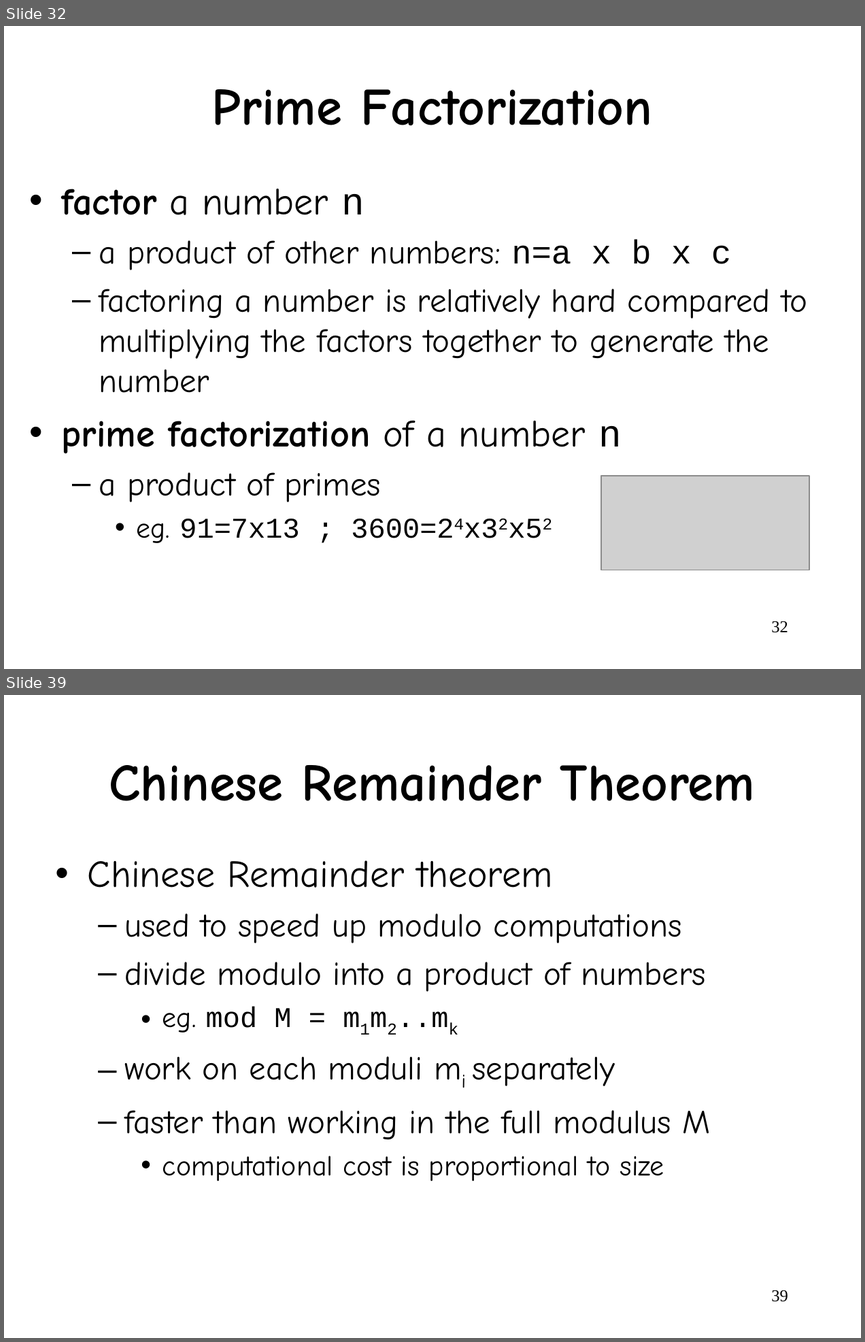
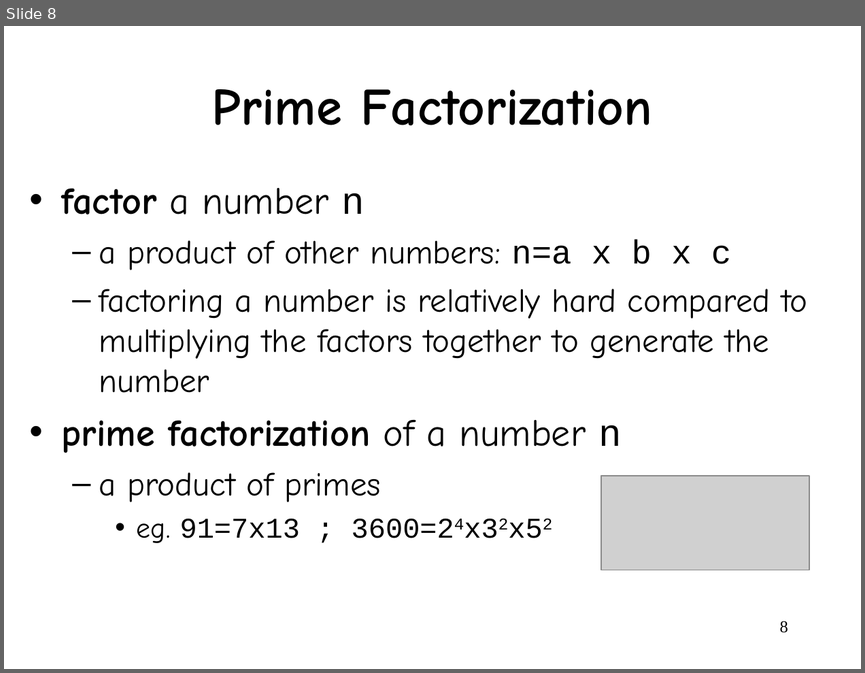
Before and after one commit to wangjin0818/Network_Security, a slide deck: week 04/Chapter 3.ppt. Shown one above the other, each under a label of ours: slides 32 and 39 before the commit, slide 8 after it; the slides between them are not shown. The pictures are 865x1342 and 865x673 pixels, drawn with LibreOffice and Linux fonts; fonts in the diff are those of the drawing; grey boxes stand for pictures. Boxes give left, top, right and bottom in pixels: in the first picture for what was removed or moved away, otherwise in the second. Text is boxed around its words. In the diff, an @@ line names an element or a change of style, - is before the commit and + after.

```diff
--- a/week 04/Chapter 3.ppt
+++ b/week 04/Chapter 3.ppt
@@ slide 39 removed at (4,695,861,1338), background #FFFFFF @@
@@ title removed at (109,765,755,801) @@
-Chinese Remainder Theorem
@@ text removed at (88,860,710,1181) @@
-• Chinese Remainder theorem
-  – used to speed up modulo computations
-  – divide modulo into a product of numbers
-    • eg. mod M = m1m2..mk
-  – work on each moduli mi separately
-  – faster than working in the full modulus M
-    • computational cost is proportional to size
@@ page number removed at (771,1289,788,1302) @@
-39
@@ what was slide 32 is now slide 8 @@
@@ page number at (780,620,788,633): text changed @@
-32
+8
```
Also in this commit, not shown: 34 other slides removed, 1 other file.
